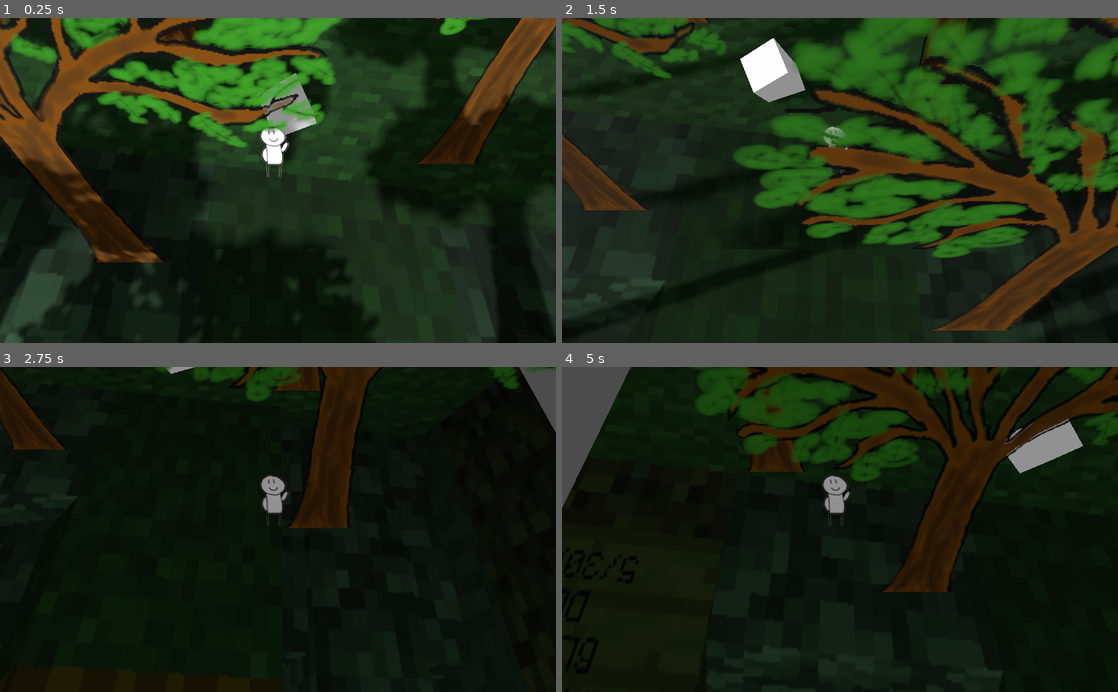
Above: before the commit, frames 1-4 (two rows, left to right).
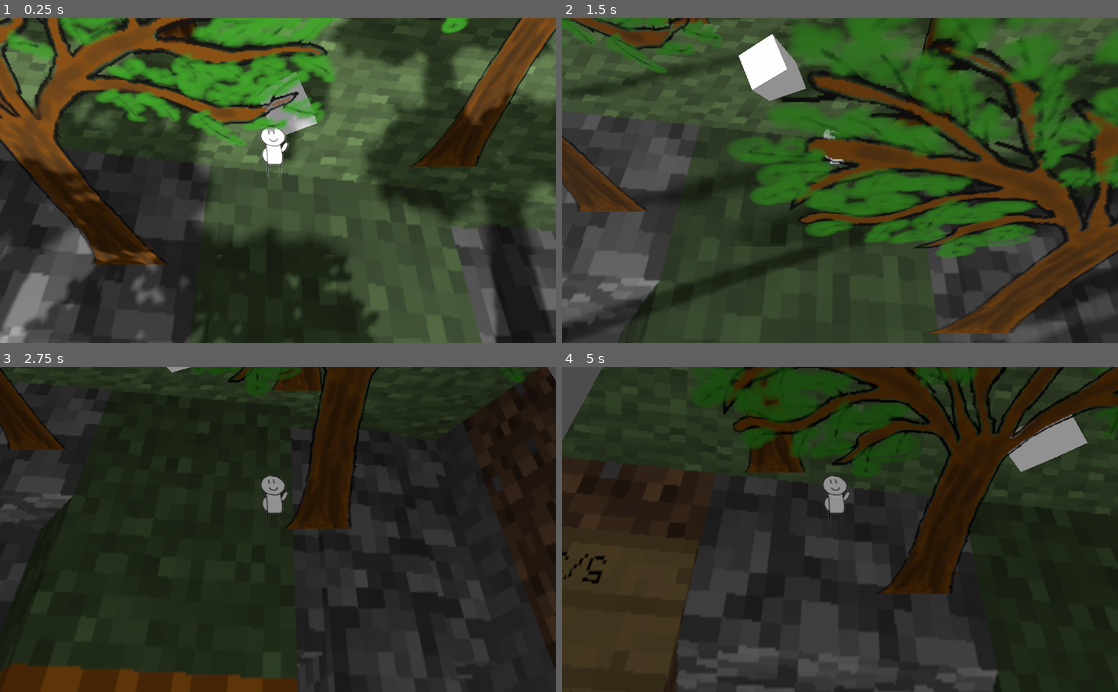
Above: after the commit, the same moments.

Repository: Schoperation/AllTheStarsAtNight
Game: Godot game, scene res://world/World.tscn
Two runs of this game, one before a commit and one after it. Both use one fixed random seed, a clock stepped at 60 frames per second and the inputs below.
Inputs:
- Up to frame 1 (0.25 s): no input
- Up to frame 2 (1.5 s): hold D (move_right) 0.53-1.28 s; hold S (move_down) from 1.28 s (still down)
- Up to frame 3 (2.75 s): release S (move_down) at 2.03 s; hold D (move_right) from 2.03 s (still down)
- Up to frame 4 (5 s): tap Enter at 2.75 s; release D (move_right) at 2.78 s; hold W (move_up) 2.78-3.53 s; hold A (move_left) from 3.53 s (still down)

The runs differ from the first frame. In frame 1, 64% of the frame differs, in the area x 0-100%, y 0-100%; in frame 2, 66%; in frame 3, 48%; in frame 4, 60%.

Commit message:
started world gen and stuff

Diff:
--- a/environment/Tree.tscn
+++ b/environment/Tree.tscn
@@ -1,6 +1,6 @@
 [gd_scene load_steps=4 format=2]
 
-[ext_resource path="res://assets/tree.png" type="Texture" id=1]
+[ext_resource path="res://assets/tree_proto.png" type="Texture" id=1]
 
 [sub_resource type="BoxShape" id=1]
 extents = Vector3( 2.96161, 3.35155, 1 )
--- /dev/null
+++ b/world/Chunk.tscn
@@ -0,0 +1,23 @@
+[gd_scene load_steps=5 format=2]
+
+[ext_resource path="res://assets/2018-05-30_20.53.20_modified.png" type="Texture" id=1]
+
+[sub_resource type="SpatialMaterial" id=1]
+vertex_color_use_as_albedo = true
+albedo_texture = ExtResource( 1 )
+
+[sub_resource type="CubeMesh" id=2]
+material = SubResource( 1 )
+
+[sub_resource type="BoxShape" id=3]
+
+[node name="Chunk" type="StaticBody"]
+transform = Transform( 50, 0, 0, 0, 0.1, 0, 0, 0, 50, 0, 0, 0 )
+
+[node name="Texture" type="MeshInstance" parent="."]
+transform = Transform( 1, 0, 0, 0, 1, 0, 0, 0, 1, 0, 0, 0 )
+mesh = SubResource( 2 )
+material/0 = null
+
+[node name="Hitbox" type="CollisionShape" parent="."]
+shape = SubResource( 3 )
--- a/world/World.tscn
+++ b/world/World.tscn
@@ -1,25 +1,17 @@
-[gd_scene load_steps=12 format=2]
+[gd_scene load_steps=10 format=2]
 
 [ext_resource path="res://player/Player.tscn" type="PackedScene" id=1]
-[ext_resource path="res://assets/2018-05-30_20.53.20_modified.png" type="Texture" id=2]
+[ext_resource path="res://world/Chunk.tscn" type="PackedScene" id=2]
 [ext_resource path="res://world/SunCycle.gd" type="Script" id=3]
 [ext_resource path="res://environment/Tree.tscn" type="PackedScene" id=4]
+[ext_resource path="res://world/WorldGeneration.gd" type="Script" id=5]
 
 [sub_resource type="Environment" id=1]
 ambient_light_color = Color( 0.529412, 0.529412, 0.529412, 1 )
 ambient_light_energy = 1.18
 
-[sub_resource type="SpatialMaterial" id=2]
-albedo_color = Color( 0.360784, 0.572549, 0.403922, 1 )
-albedo_texture = ExtResource( 2 )
-
-[sub_resource type="CubeMesh" id=3]
-material = SubResource( 2 )
-size = Vector3( 1, 1, 1 )
-
-[sub_resource type="BoxShape" id=4]
-
 [sub_resource type="PhysicsMaterial" id=5]
+bounce = 5.0
 
 [sub_resource type="BoxShape" id=6]
 
@@ -27,6 +19,7 @@
 
 [node name="Root" type="Spatial"]
 transform = Transform( 1, 0, 0, 0, 1, 0, 0, 0, 1, -0.0530567, 0.0858297, -0.00718069 )
+script = ExtResource( 5 )
 
 [node name="Player" parent="." instance=ExtResource( 1 )]
 transform = Transform( 1, 0, 0, 0, 1, 0, 0, 0, 1, 0, 3.19714, 0 )
@@ -44,17 +37,7 @@
 directional_shadow_normal_bias = 1.49
 script = ExtResource( 3 )
 
-[node name="Ground" type="StaticBody" parent="."]
-transform = Transform( 207.948, 0, 0, 0, 1, 0, 0, 0, 207.948, 0, -0.507965, 0 )
-
-[node name="TextureMesh" type="MeshInstance" parent="Ground"]
-transform = Transform( 0.446345, 0, 0, 0, 1, 0, 0, 0, 0.481447, 0, 0.413094, 0 )
-mesh = SubResource( 3 )
-material/0 = null
-
-[node name="CollisionShape" type="CollisionShape" parent="Ground"]
-transform = Transform( 0.231527, 0, 0, 0, 1, 0, 0, 0, 0.239111, 0, 0, 0 )
-shape = SubResource( 4 )
+[node name="Chunk" parent="." instance=ExtResource( 2 )]
 
 [node name="Cube" type="StaticBody" parent="."]
 transform = Transform( 1.80086, 0.750013, 0.611401, 0.692414, -0.475698, -2.38994, -0.595389, 1.71533, -0.930112, 1.49763, 1.76615, -5.83788 )
--- /dev/null
+++ b/world/WorldGeneration.gd
@@ -0,0 +1,16 @@
+extends Spatial
+
+# TODO world generation
+# Declare member variables here. Examples:
+# var a = 2
+# var b = "text"
+
+
+# Called when the node enters the scene tree for the first time.
+func _ready():
+	pass # Replace with function body.
+
+
+# Called every frame. 'delta' is the elapsed time since the previous frame.
+#func _process(delta):
+#	pass
Not shown, changed: assets/player.png.import
Renamed: assets/tree.png -> assets/tree_proto.png
Not shown, changed: assets/tree_proto.png.import
